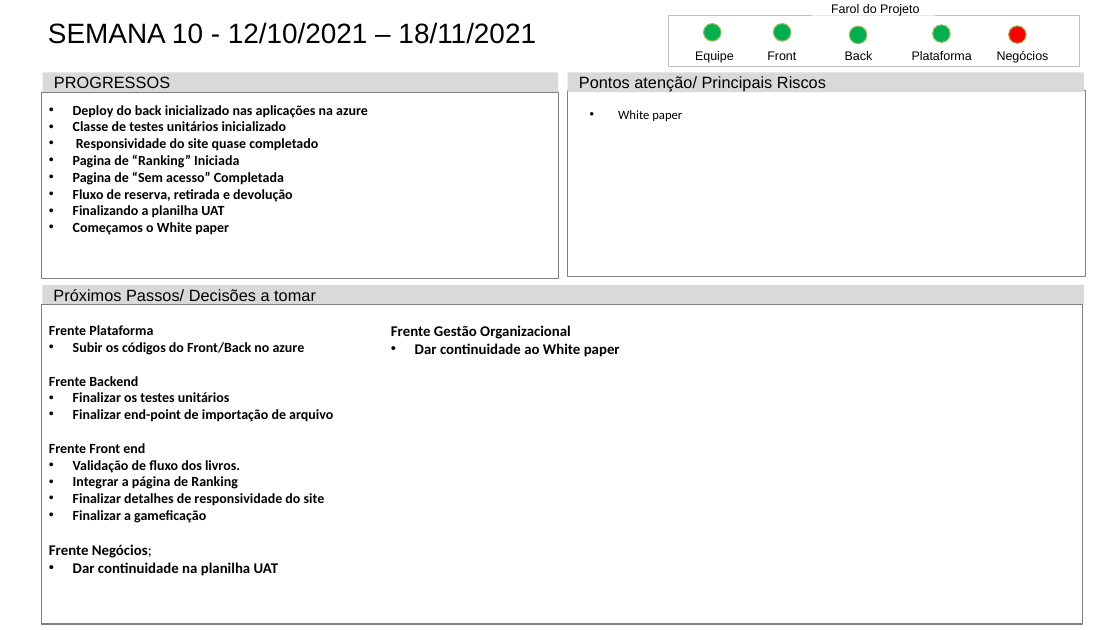
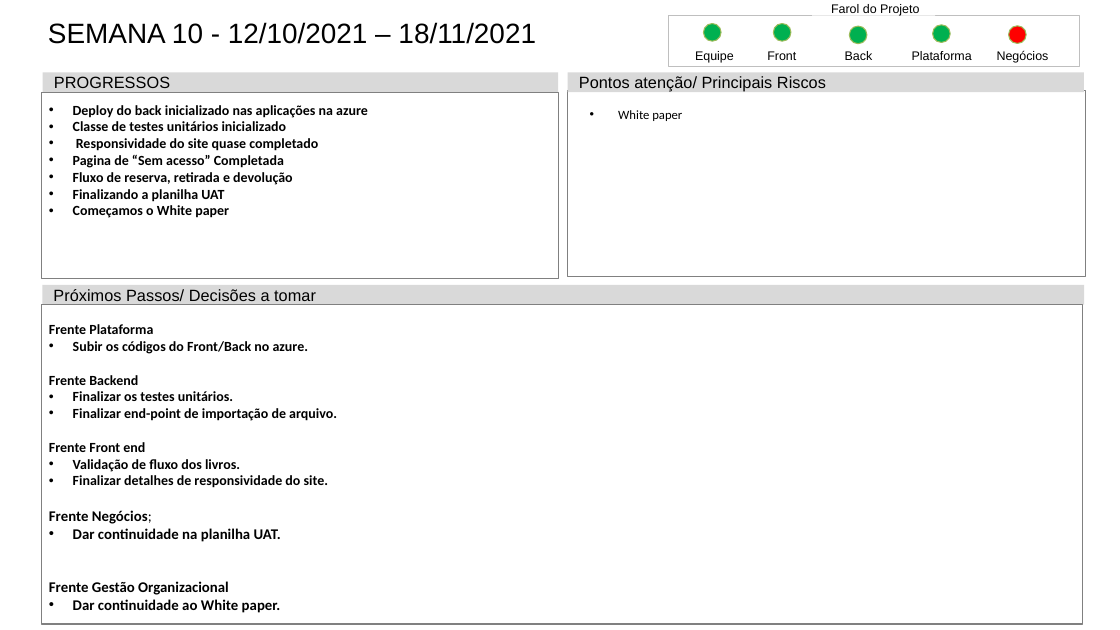
Before and after one commit to Luis-Silva80/grupo05-adsa, a slide deck: slide 13 of Documentação/EngenhariaDeSoftware/Mod_Status_Report-PI20202.pptx. Drawn at 1120x630 pixels with LibreOffice and Linux fonts; fonts in the diff are those of the drawing. Boxes give left, top, right and bottom in pixels: in the first picture for what was removed or moved away, otherwise in the second. Text is boxed around its words. In the diff, an @@ line names an element or a change of style, - is before the commit and + after.

Commit message:
atualizando status report

```diff
--- a/Documentação/EngenhariaDeSoftware/Mod_Status_Report-PI20202.pptx
+++ b/Documentação/EngenhariaDeSoftware/Mod_Status_Report-PI20202.pptx
@@ text in rectangle at bbox=[73, 155, 239, 168]: paragraph removed @@
-  • Pagina de “Ranking” Iniciada
@@ text in rectangle at bbox=[73, 341, 308, 354]: text changed @@
-  • Subir os códigos do Front/Back no azure
+  • Subir os códigos do Front/Back no azure.
@@ text in rectangle at bbox=[73, 391, 337, 421]: text changed @@
-  • Finalizar os testes unitários
-  • Finalizar end-point de importação de arquivo
+  • Finalizar os testes unitários.
+  • Finalizar end-point de importação de arquivo.
@@ text in rectangle at bbox=[73, 475, 328, 488]: text changed @@
-  • Integrar a página de Ranking
-  • Finalizar detalhes de responsividade do site
-  • Finalizar a gameficação
+  • Finalizar detalhes de responsividade do site.
@@ text in rectangle at bbox=[73, 528, 281, 542]: text changed @@
-  • Dar continuidade na planilha UAT
+  • Dar continuidade na planilha UAT.
@@ text in rectangle at bbox=[73, 599, 281, 613]: text changed @@
-  • Dar continuidade ao White paper
+  • Dar continuidade ao White paper.
```
